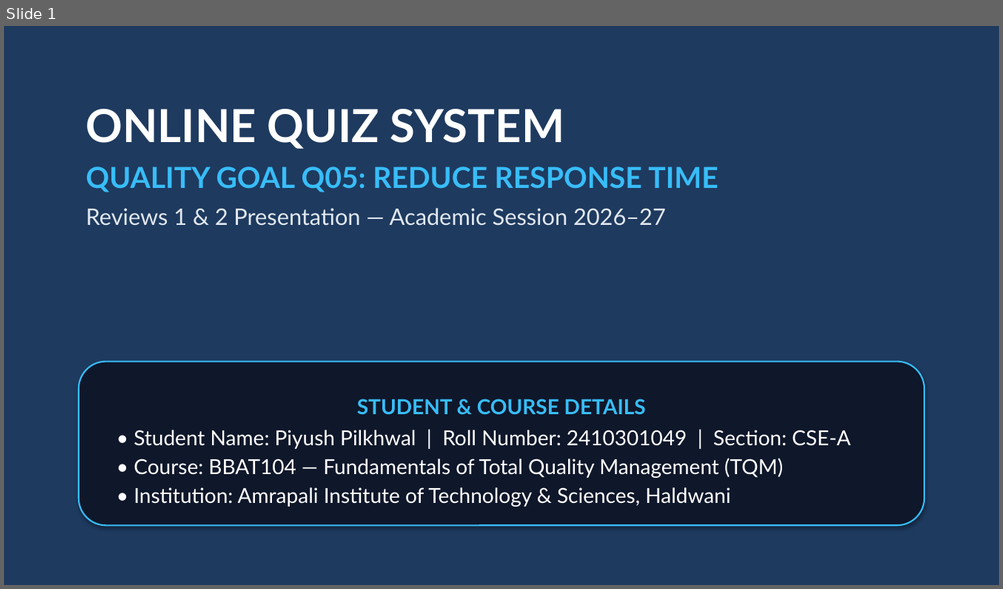
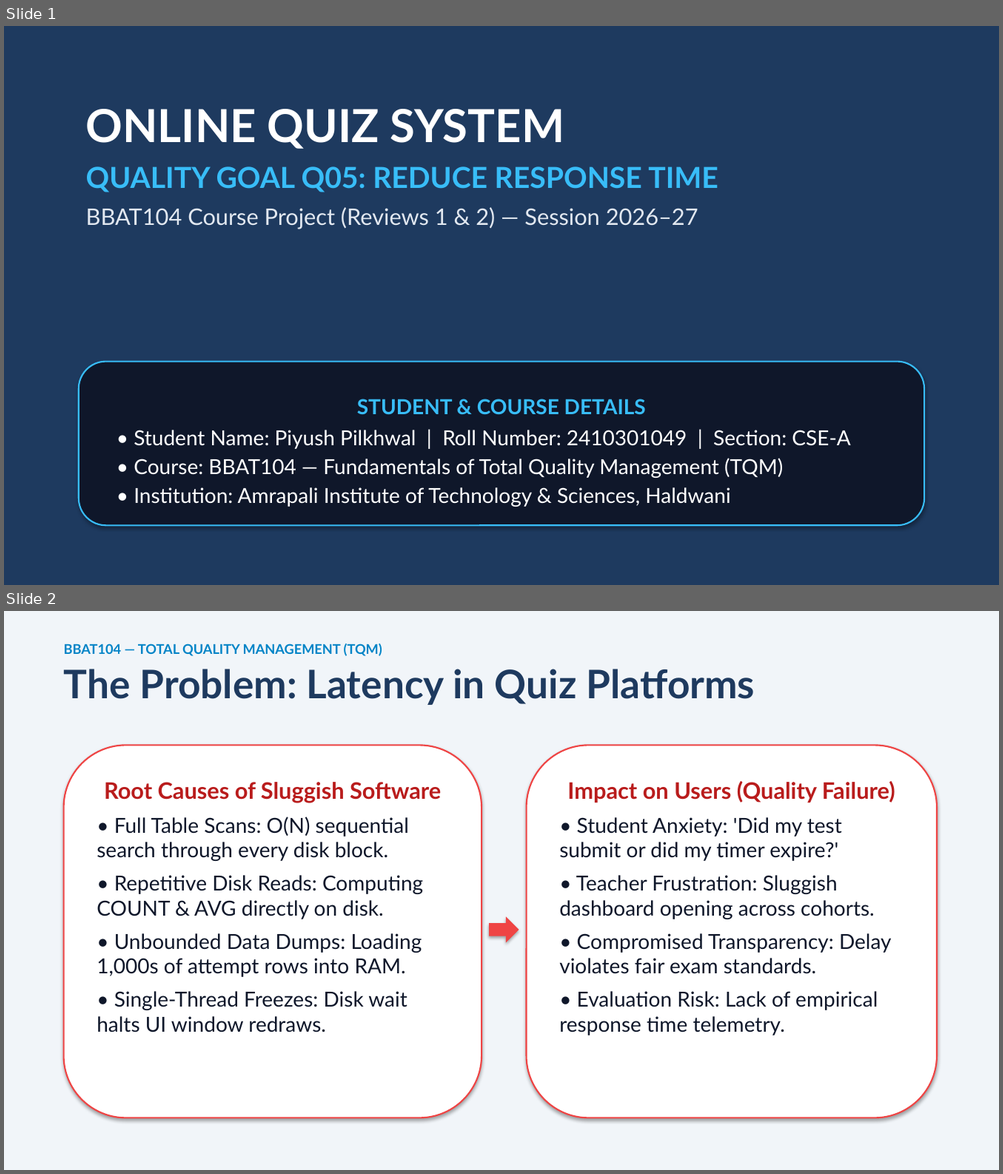
Before and after one commit to Shaan276/BBAT104_TQM_2410301049, a slide deck: Final Documents/TQM_Project_Presentation_BBAT104_2410301049.pptx. Shown one above the other, each under a label of ours: slide 1 before the commit, slides 1 and 2 after it. The pictures are 1003x589 and 1003x1174 pixels, drawn with LibreOffice and Linux fonts; fonts in the diff are those of the drawing. Boxes give left, top, right and bottom in pixels: in the first picture for what was removed or moved away, otherwise in the second. Text is boxed around its words. In the diff, an @@ line names an element or a change of style, - is before the commit and + after.

```diff
--- a/Final Documents/TQM_Project_Presentation_BBAT104_2410301049.pptx
+++ b/Final Documents/TQM_Project_Presentation_BBAT104_2410301049.pptx
@@ slide 2 added at [4, 611, 999, 1170], background #F1F5F9 @@
@@ text added at [64, 644, 755, 705], 13 pt, text #0284C7, bold @@
+BBAT104 — TOTAL QUALITY MANAGEMENT (TQM)
+The Problem: Latency in Quiz Platforms
@@ rounded rectangle added at [64, 745, 481, 1119], fill #FFFFFF, outline #EF4444 1.5 pt, 20 pt, text #0F172A @@
+Root Causes of Sluggish Software
+• Full Table Scans: O(N) sequential search through every disk block.
+• Repetitive Disk Reads: Computing COUNT & AVG directly on disk.
+• Unbounded Data Dumps: Loading 1,000s of attempt rows into RAM.
+• Single-Thread Freezes: Disk wait halts UI window redraws.
@@ rounded rectangle added at [526, 745, 936, 1119], fill #FFFFFF, outline #EF4444 1.5 pt, 20 pt, text #0F172A @@
+Impact on Users (Quality Failure)
+• Student Anxiety: 'Did my test submit or did my timer expire?'
+• Teacher Frustration: Sluggish dashboard opening across cohorts.
+• Compromised Transparency: Delay violates fair exam standards.
+• Evaluation Risk: Lack of empirical response time telemetry.
@@ right arrow added at [489, 917, 519, 943], fill #EF4444 @@
@@ slide 1 changed as well @@
@@ text at [86, 207, 698, 230]: text changed @@
-Reviews 1 & 2 Presentation — Academic Session 2026–27
+BBAT104 Course Project (Reviews 1 & 2) — Session 2026–27
```
Also in this commit, not shown: 2 other slides changed, 5 other slides added, 1 slide removed.
